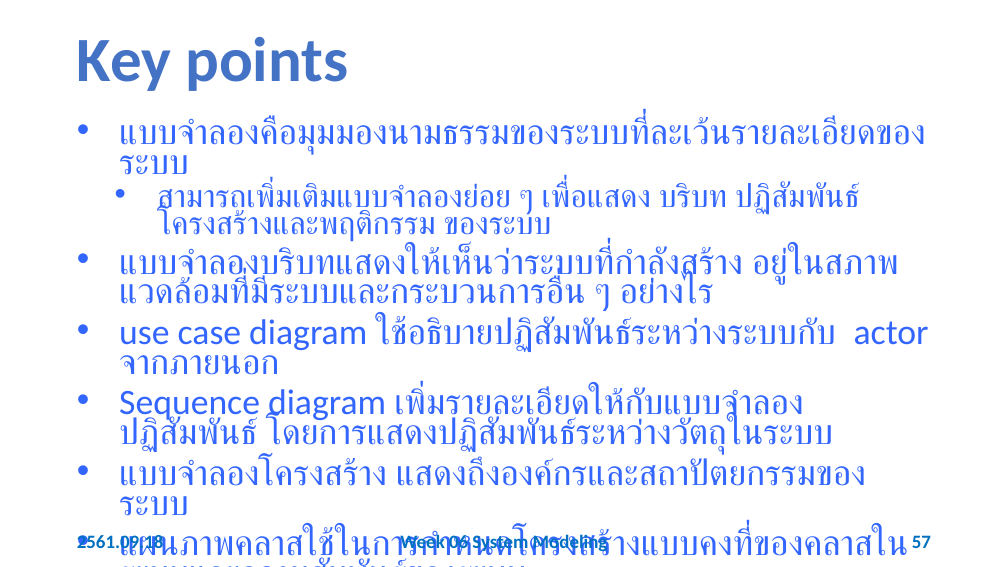
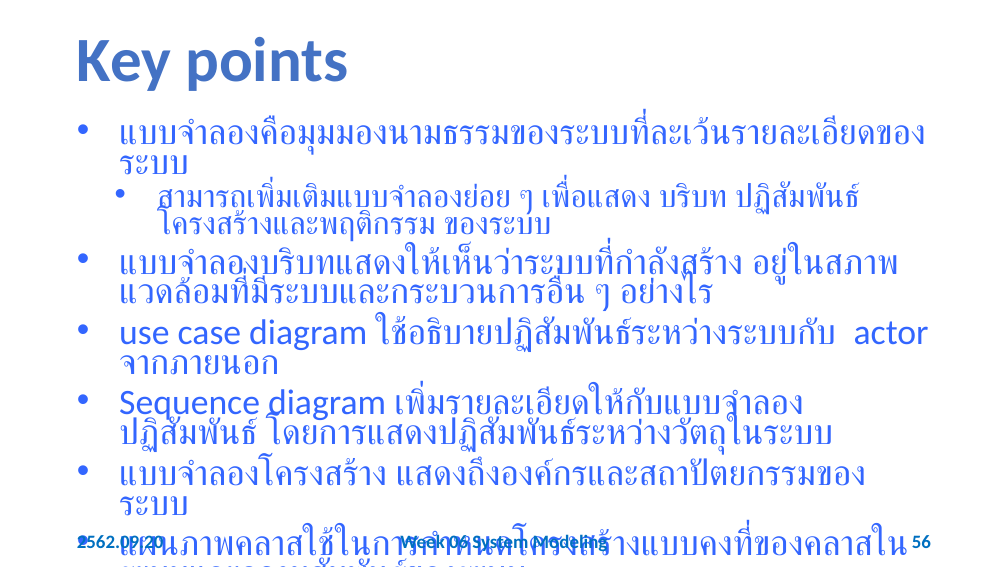
Before and after one commit to 03376806-software-engineering/Week-06-System-Modeling, a slide deck: slide 56 of Slides/Week 06 System Modeling.pptx (slide 57 before the commit). Drawn at 1008x567 pixels with LibreOffice and Linux fonts; fonts in the diff are those of the drawing. Boxes give left, top, right and bottom in pixels: in the first picture for what was removed or moved away, otherwise in the second. Text is boxed around its words. In the diff, an @@ line names an element or a change of style, - is before the commit and + after.

```diff
--- a/Slides/Week 06 System Modeling.pptx
+++ b/Slides/Week 06 System Modeling.pptx
@@ text at [77, 535, 164, 553]: text changed @@
-2561.09.18
+2562.09.20
@@ page number at [912, 535, 931, 548]: text changed @@
-57
+56
```
Also in this commit, not shown: 56 other slides changed, 1 slide removed.
